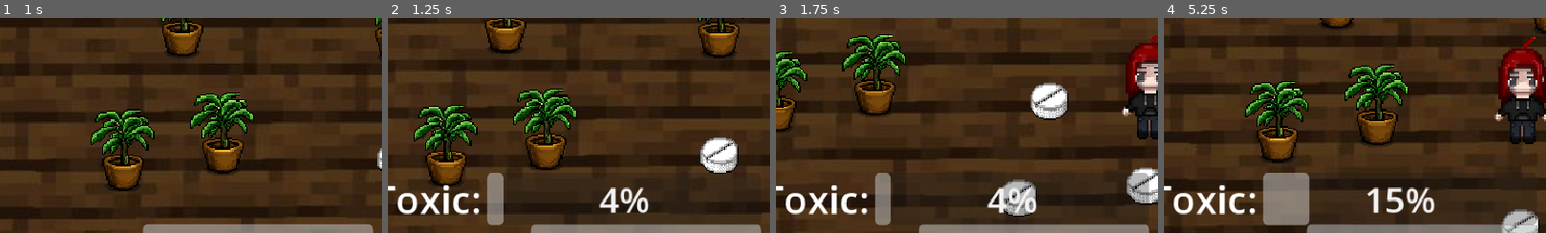
Above: before the commit, frames 1-4 (left to right).
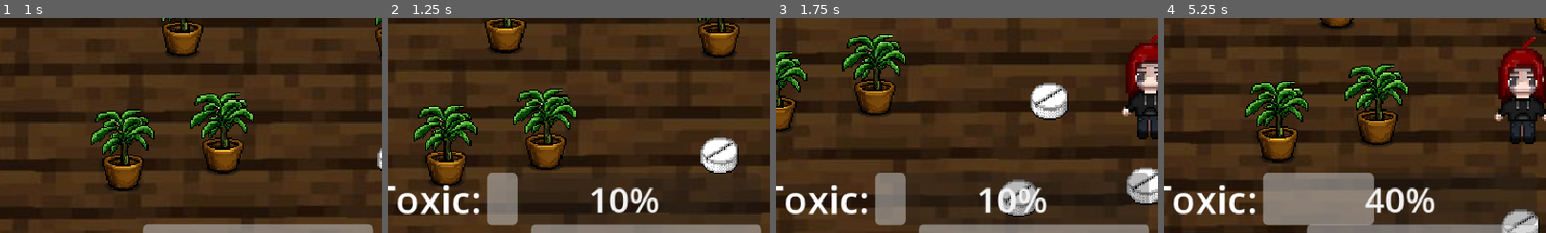
Above: after the commit, the same moments.

Repository: Tafi0405/Charlotte
Game: Godot game, scene res://piso.tscn
The game is run twice, just before and just after one commit, with the same random seed, the same clock (stepped at 60 frames per second) and the same inputs.
Inputs:
- Up to frame 1 (1 s): tap Enter at 0.5 s; hold D from 0.53 s (still down); hold Shift from 0.53 s (still down)
- Up to frame 2 (1.25 s): keep holding D; keep holding Shift
- Up to frame 3 (1.75 s): release D at 1.28 s; release Shift at 1.28 s; hold S from 1.28 s (still down); tap Shift at 1.35 s
- Up to frame 4 (5.25 s): release S at 2.03 s; hold D 2.03-2.78 s; hold Shift 2.03-2.78 s; hold W 2.78-3.53 s; tap Shift at 2.85, 4.35 s; hold Shift 3.53-4.28 s; hold A 3.53-5.03 s; hold S from 5.03 s (still down); hold Shift from 5.03 s (still down)
The pictures show only the part of the screen within x 2-52%, y 38-88%; the shares and areas given below are measured in that part.

Frame 1 is identical in both runs. In frame 2, 2.2% of the frame differs, in the area x 29-71%, y 72-97%; in frame 3, 2.1%; in frame 4, 4.7%, in the area x 37-63%, y 72-97%.

Commit message:
Toxicidad reduce cada 10 minutos

Diff:
--- a/charlotte.gd
+++ b/charlotte.gd
@@ -9,7 +9,7 @@
 @export var maxToxicity: int = 100
 var currentToxicity: float = 0
 
-@export var toxicityDecayRange: float = 1.0
+var toxicityTimer: float = 0.0
 
 # Tiempo necesario para perder 1 punto de salud
 @export var walk_health_interval: float = 5.0
@@ -68,9 +68,17 @@
 			if currentHealth <= 0:
 				die()
 	if currentToxicity > 0:
-			currentToxicity -= toxicityDecayRange * delta
-			currentToxicity = max(currentToxicity, 0)
-			toxicityChange.emit()
+			toxicityTimer += delta
+
+			if toxicityTimer >= 600.0:
+				toxicityTimer = 0.0
+				currentToxicity -= 1
+
+				if currentToxicity < 0:
+
+					currentToxicity = 0
+
+				toxicityChange.emit()
 
 func add_toxicity(amount: float):
 	currentToxicity = min(currentToxicity + amount, maxToxicity)
--- a/drug.gd
+++ b/drug.gd
@@ -2,7 +2,7 @@
 
 @export var healAmount: int = 10
 
-@export var toxicAmount: int = 5
+@export var toxicAmount: int = 10
 
 # Called when the node enters the scene tree for the first time.
 func _ready() -> void:
